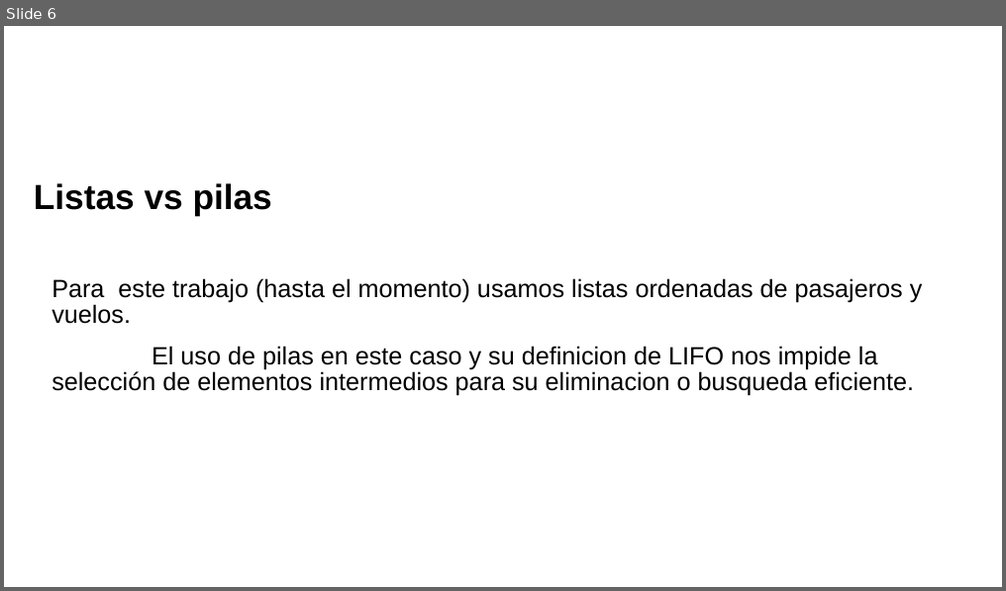
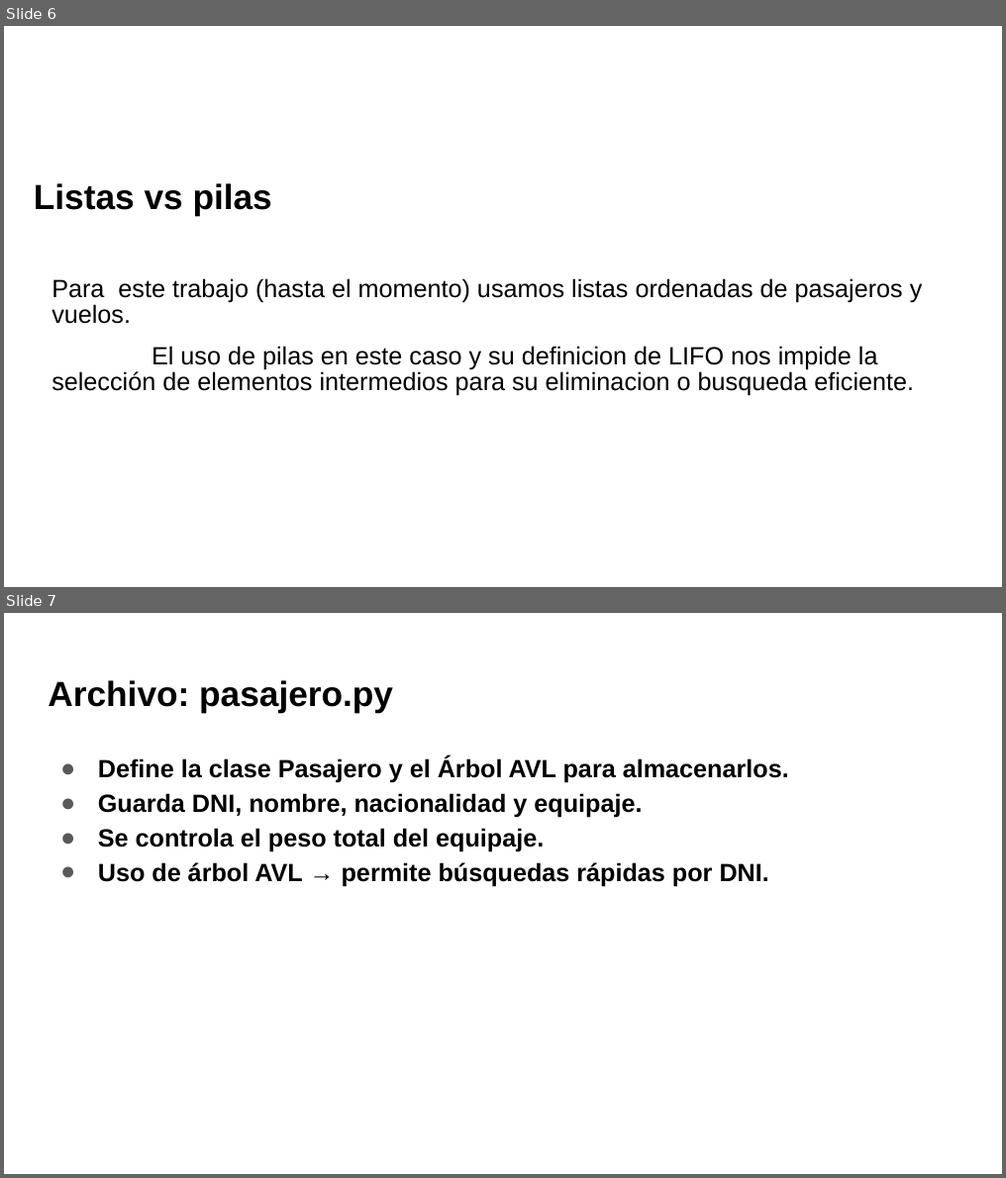
Before and after one commit to MarielaIPS/Final, a slide deck: Sistema de vuelos.pptx. Shown one above the other, each under a label of ours: slide 6 before the commit, slides 6 and 7 after it. The pictures are 1006x591 and 1006x1178 pixels, drawn with LibreOffice and Linux fonts; fonts in the diff are those of the drawing; background and template pictures are left out. Boxes give left, top, right and bottom in pixels: in the first picture for what was removed or moved away, otherwise in the second. Text is boxed around its words. In the diff, an @@ line names an element or a change of style, - is before the commit and + after.

```diff
--- a/Sistema de vuelos.pptx
+++ b/Sistema de vuelos.pptx
@@ slide 7 added at [4,613,1002,1174], background picture (left out) @@
@@ title added at [48,680,393,712], 25.2 pt, text #000000, bold @@
+Archivo: pasajero.py
@@ text added at [98,758,789,886], 18 pt, text #000000, bold @@
+● Define la clase Pasajero y el Árbol AVL para almacenarlos.
+● Guarda DNI, nombre, nacionalidad y equipaje.
+● Se controla el peso total del equipaje.
+● Uso de árbol AVL → permite búsquedas rápidas por DNI.
```
Also in this commit, not shown: 2 slides changed, 1 other slide added.
